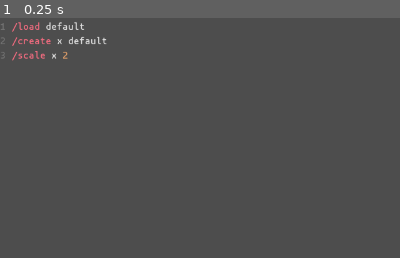
Above: before the commit, frame 1.
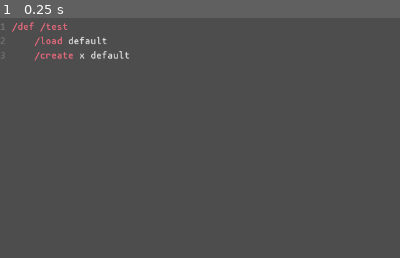
Above: after the commit, the same moment.

Repository: loopier/animatron
Game: Godot game, scene res://main.tscn
Same seed, same stepped clock (60 frames per second), same inputs: the game is played once before the commit and once after it.
Inputs:
- Up to frame 1 (0.25 s): no input
The pictures show only the part of the screen within x 0-50%, y 0-50%; the shares and areas given below are measured in that part.

The runs differ from the first frame. In frame 1, 0.8% of the frame differs, in the area x 3-33%, y 1-18%.
Error in both runs: Attempt to call function 'get_as_text' in base 'null instance' on a null instance. (res://CommandInterface.gd:187)

Commit message:
Locate `/def` not working

Diff:
--- a/CommandInterface.gd
+++ b/CommandInterface.gd
@@ -40,7 +40,7 @@
 ## Core commands map.[br]
 var coreCommands: Dictionary = {
 	"/load/file": CommandDescription.new(loadCommandFile, "path:s", "Load a custom command definitions file, which should have the format described below."),
-	"/test": CommandDescription.new(getActor, "", "This is just a test"), ## used to test random stuff
+#	"/test": CommandDescription.new(getActor, "", "This is just a test"), ## used to test random stuff
 	"/set": CommandDescription.new(setVar, "", "TODO"),
 	"/get": CommandDescription.new(getVar, "", "TODO"),
 	# log
--- a/Main.gd
+++ b/Main.gd
@@ -63,6 +63,10 @@
 	var cmdDescription : Variant = cmdInterface.getCommandDescription(cmd)
 	if cmdDescription is String:
 		result = evalCommand([cmdDescription] + args, sender)
+	elif cmdDescription is Dictionary:
+		# /def returns a dictionary with 2 keys: variables and subcomands
+		# it's not clear who should parse that, CommandInterface or OCL -- pending on decision
+		Log.warn("TODO: trying to run a /def, which has not yet been implemented - see Main.evalCommand()")
 	elif cmdDescription is CommandDescription:
 		if cmdDescription.toGdScript: args = cmdArray
 		result = executeCommand(cmdDescription, args)
--- a/main.tscn
+++ b/main.tscn
@@ -34,9 +34,9 @@
 size_flags_horizontal = 3
 size_flags_vertical = 3
 theme = ExtResource("3_fotw2")
-text = "/load default
-/create x default
-/scale x 2"
+text = "/def /test
+	/load default
+	/create x default"
 placeholder_text = "code editor"
 highlight_all_occurrences = true
 syntax_highlighter = SubResource("CodeHighlighter_833ra")
